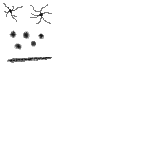
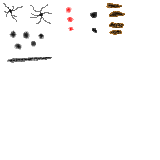
Before/after of a (160, 160) layered artwork. What changed in the layer stack:
painted on "BulletHoleTypes.psd" over [66, 3, 125, 35]
